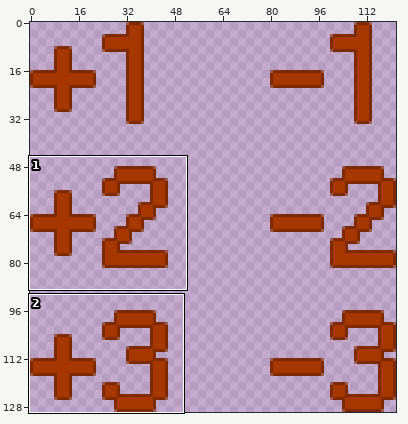
Edited in one commit: sprite sheet (Sudoku/Assets/Sprites/rusfont positive negative.png). Above, an overview of the earlier version with the close-up marked.
Close-up. Before the commit:
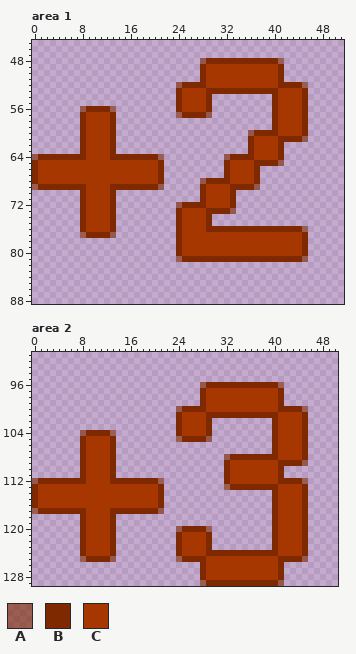
The file is 122x130 pixels. Pixels under 10% opacity are left out. Shown: area 1: x 0..51, y 45..88; area 2: x 0..50, y 91..129. The commit also changed other parts of the picture, which this record leaves out.
Palette (. is transparent): A #7e290097  B #7e2900  C #a63700
Once edited:
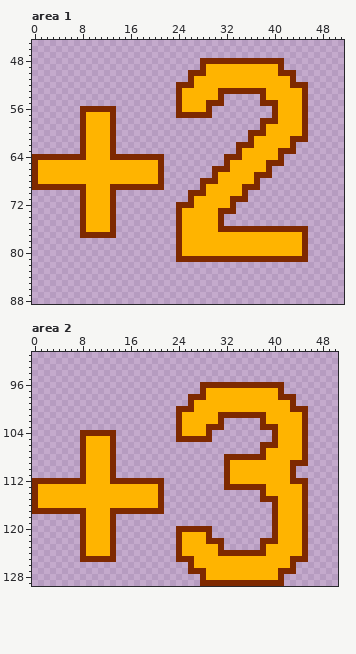
What changed:
colour C: #a63700 -> #ffb400
Area 1:
y 48: x 28 A -> B; x 41 A -> B
y 50: x 26..27 .. -> BB; x 42..43 .. -> BB
y 51: x 26..28 ..B -> BCC; x 41..43 B.. -> CCB
y 52: x 24 A -> B; x 27..28 BB -> CC; x 41..42 BB -> CC; x 45 A -> B
y 53: x 29..30 BB -> CC; x 39..40 BB -> CC
y 54: x 29..31 B.. -> CCB; x 38..40 ..B -> BCC
y 55: x 30..31 .. -> BB; x 38..39 .. -> BB
y 56: x 8 A -> B; x 13 A -> B
y 57: x 24 A -> B; x 29 A -> B
y 58: x 38..39 .. -> BB
y 59: x 38..40 ..B -> BCC
y 60: x 36 A -> B; x 39..40 BB -> CC
y 61: x 41..42 BB -> CC; x 45 A -> B
y 62: x 34..35 .. -> BB; x 41..43 B.. -> CCB
y 63: x 34..36 ..B -> BCC; x 42..43 .. -> BB
y 64: x 0 A -> B; x 21 A -> B; x 32 A -> B; x 35..36 BB -> CC
y 65: x 37..38 BB -> CC; x 41 A -> B
y 66: x 30..31 .. -> BB; x 37..39 B.. -> CCB
y 67: x 30..32 ..B -> BCC; x 38..39 .. -> BB
y 68: x 28 A -> B; x 31..32 BB -> CC
y 69: x 0 A -> B; x 21 A -> B; x 33..34 BB -> CC; x 37 A -> B
y 70: x 26..27 .. -> BB; x 33..35 B.. -> CCB
y 71: x 26..28 ..B -> BCC; x 34..35 .. -> BB
y 72: x 24 A -> B; x 27..28 BB -> CC
y 73: x 29..30 BB -> CC; x 33 A -> B
y 74..75: x 29..31 B.. -> CCB
y 76: x 29..30 BB -> CC; x 45 A -> B
y 77: x 8 A -> B; x 13 A -> B
y 81: x 24 A -> B; x 45 A -> B
Area 2:
y 96: x 28 A -> B; x 41 A -> B
y 98: x 26..27 .. -> BB; x 42..43 .. -> BB
y 99: x 26..28 ..B -> BCC; x 41..43 B.. -> CCB
y 100: x 24 A -> B; x 27..28 BB -> CC; x 41..42 BB -> CC; x 45 A -> B
y 101: x 29..30 BB -> CC; x 39..40 BB -> CC
y 102: x 29..31 B.. -> CCB; x 38..40 ..B -> BCC
y 103: x 30..31 .. -> BB; x 38..39 .. -> BB
y 104: x 8 A -> B; x 13 A -> B
y 105: x 24 A -> B; x 29 A -> B
y 106: x 38..39 .. -> BB
y 107: x 38..40 ..B -> BCC
y 108: x 32 A -> B; x 39..40 BB -> CC
y 109: x 41..42 BB -> CC; x 45 A -> B
y 110..111: x 41..43 B.. -> CCB
y 112: x 0 A -> B; x 21 A -> B; x 41..42 BB -> CC; x 45 A -> B
y 113: x 32 A -> B; x 39..40 BB -> CC
y 114: x 38..40 ..B -> BCC
y 115: x 38..39 .. -> BB
y 117: x 0 A -> B; x 21 A -> B
y 120: x 24 A -> B; x 29 A -> B
y 122: x 30..31 .. -> BB; x 38..39 .. -> BB
y 123: x 29..31 B.. -> CCB; x 38..40 ..B -> BCC
y 124: x 29..30 BB -> CC; x 39..40 BB -> CC
y 125: x 8 A -> B; x 13 A -> B; x 24 A -> B; x 27..28 BB -> CC; x 41..42 BB -> CC; x 45 A -> B
y 126: x 26..28 ..B -> BCC; x 41..43 B.. -> CCB
y 127: x 26..27 .. -> BB; x 42..43 .. -> BB
y 129: x 28 A -> B; x 41 A -> B
Changed places in both close-ups, as pixel boxes (x1, y1, x2, y2):
changed: (32, 58, 308, 262)
changed: (32, 382, 308, 586)
